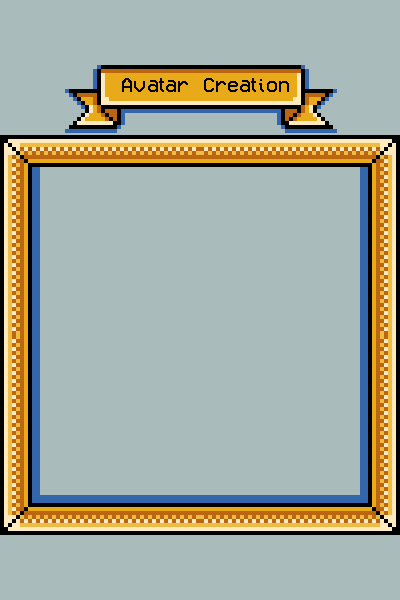
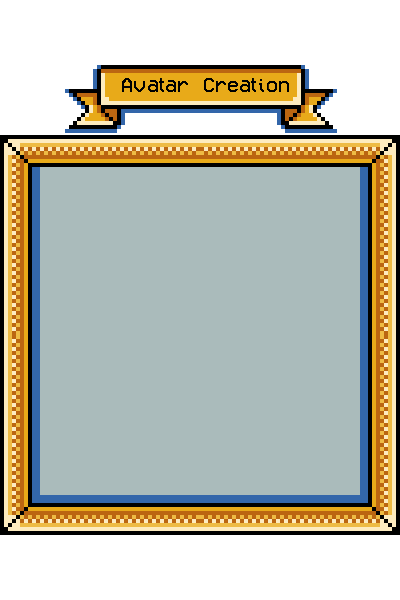
Comparing the layer stacks of the two 400 × 600 images. Changes:
painted on "Layer 7 copy" over box(0, 0, 400, 600)
